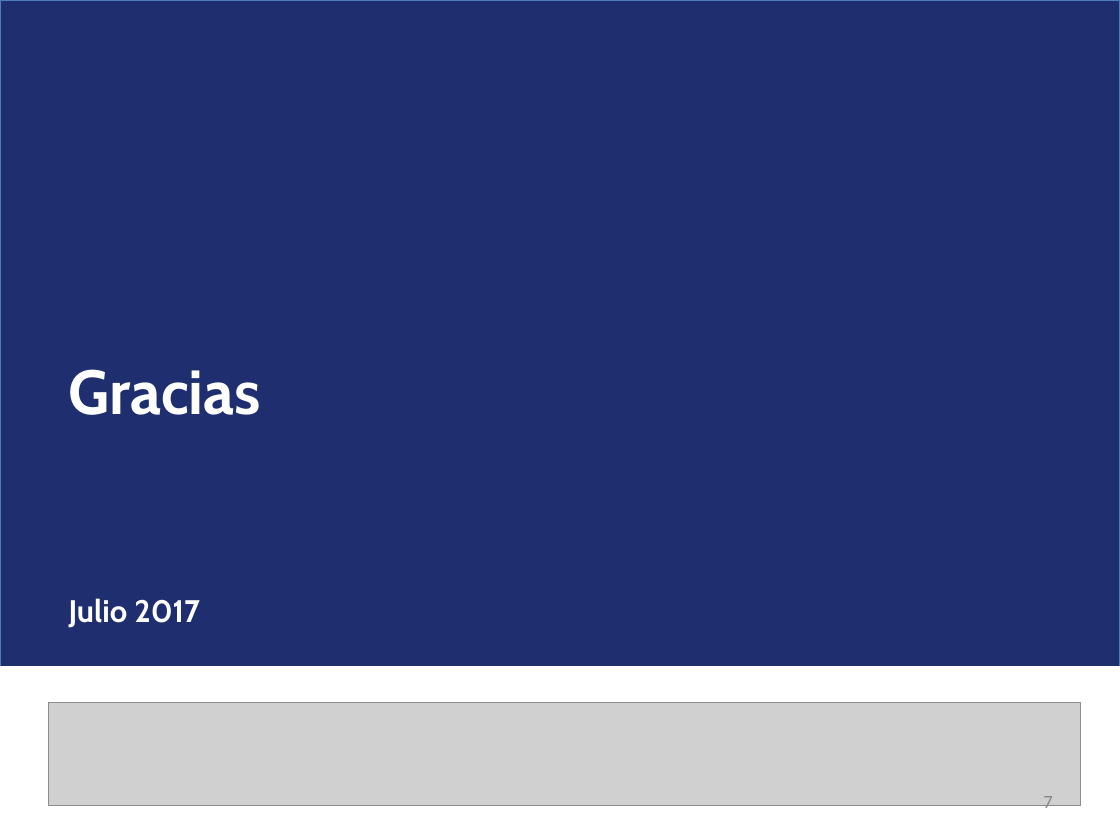
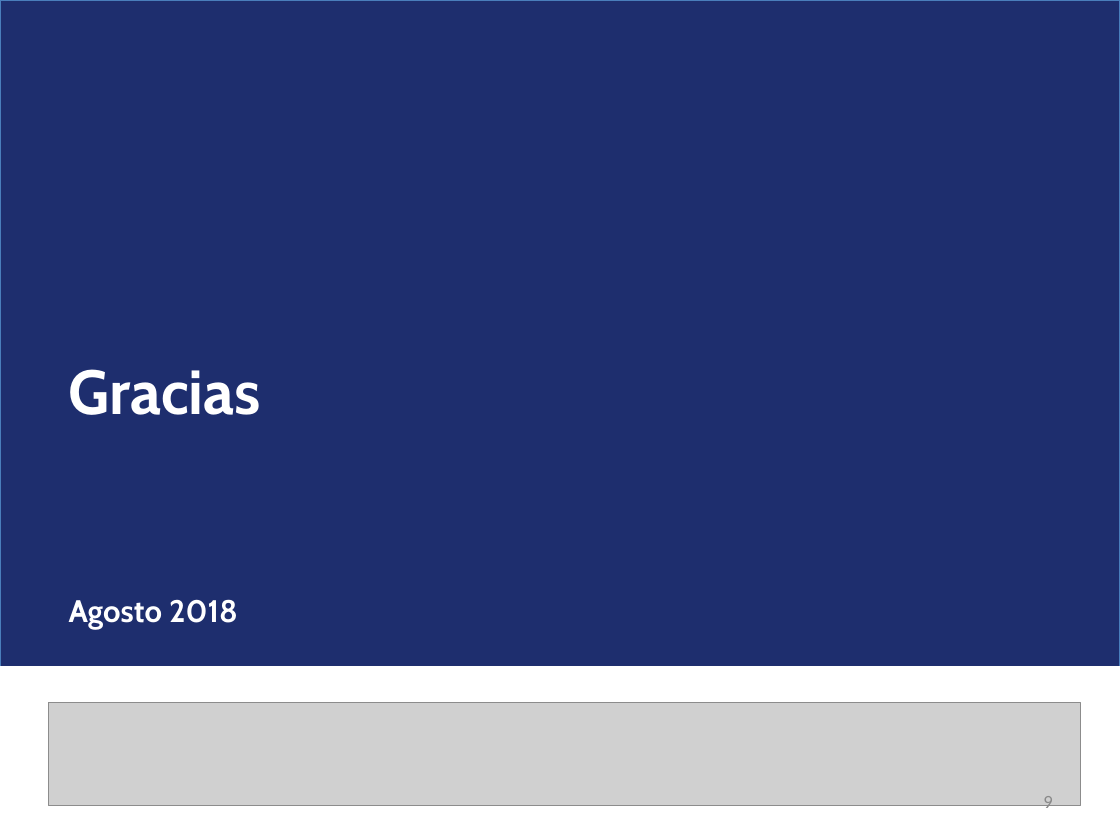
Before and after one commit to LuisPolo/ProyectoCore, a slide deck: slide 9 of Presentacion-kadabra.pptx (slide 7 before the commit). Drawn at 1120x840 pixels with LibreOffice and Linux fonts; fonts in the diff are those of the drawing; grey boxes stand for pictures. Boxes give left, top, right and bottom in pixels: in the first picture for what was removed or moved away, otherwise in the second. Text is boxed around its words. In the diff, an @@ line names an element or a change of style, - is before the commit and + after.

```diff
--- a/Presentacion-kadabra.pptx
+++ b/Presentacion-kadabra.pptx
@@ text at (69,599,238,630): text changed @@
-Julio 2017
+Agosto 2018
@@ page number at (1043,796,1052,814): text changed @@
-7
+9
```
Also in this commit, not shown: 6 slides added, 4 slides removed, 1 other file.
